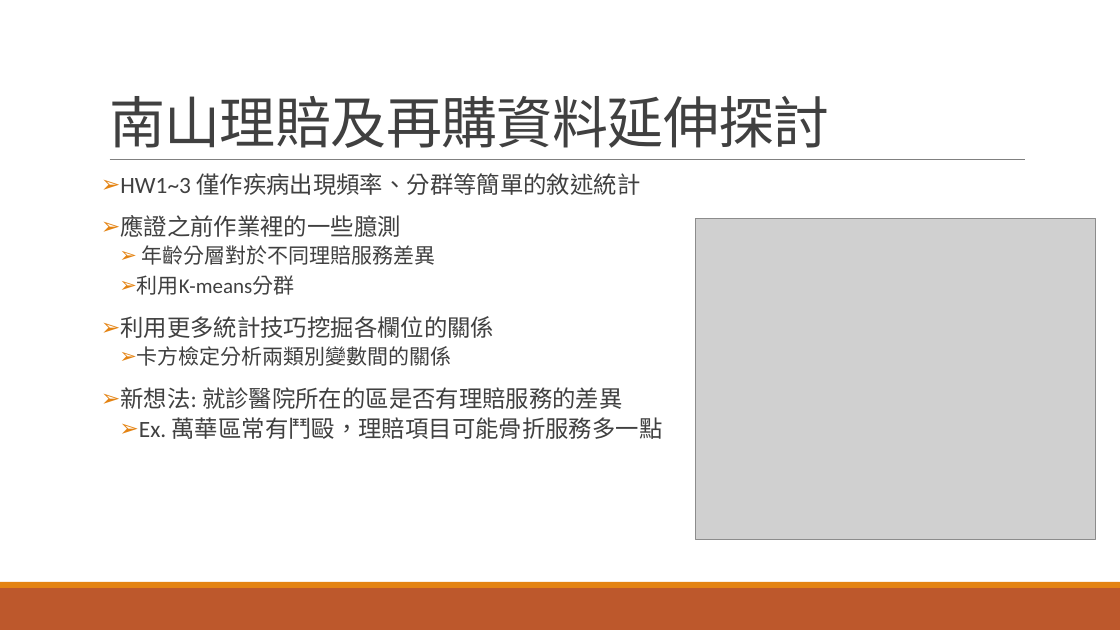
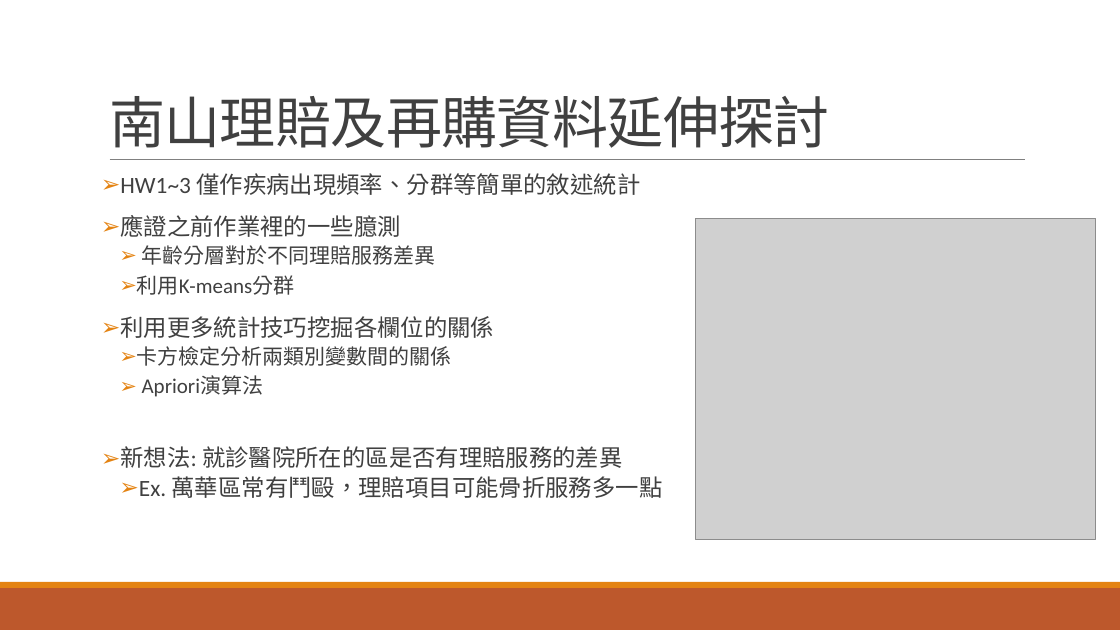
Before and after one commit to hence23/DataScience, a slide deck: slide 3 of HW/Ptt_Insurance/南山期末Pitch.pptx. Drawn at 1120x630 pixels with LibreOffice and Linux fonts; fonts in the diff are those of the drawing; grey boxes stand for pictures. Boxes give left, top, right and bottom in pixels: in the first picture for what was removed or moved away, otherwise in the second. Text is boxed around its words. In the diff, an @@ line names an element or a change of style, - is before the commit and + after.

```diff
--- a/HW/Ptt_Insurance/南山期末Pitch.pptx
+++ b/HW/Ptt_Insurance/南山期末Pitch.pptx
@@ text at <box>142,376,264,397</box>: paragraph added @@
+  ➢ Apriori演算法
```
